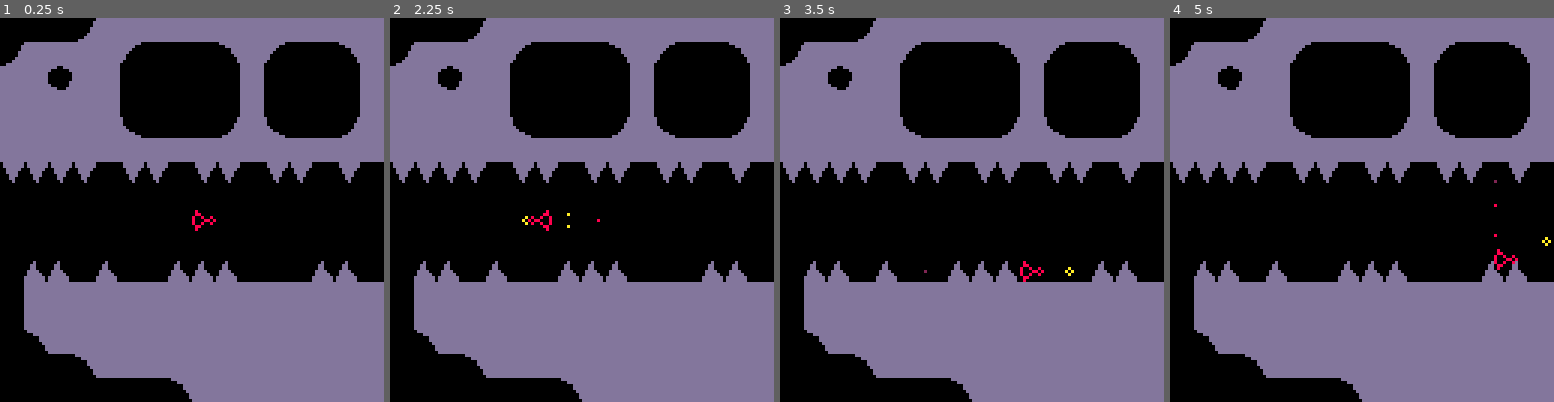
Above: before the commit, frames 1-4 (left to right).
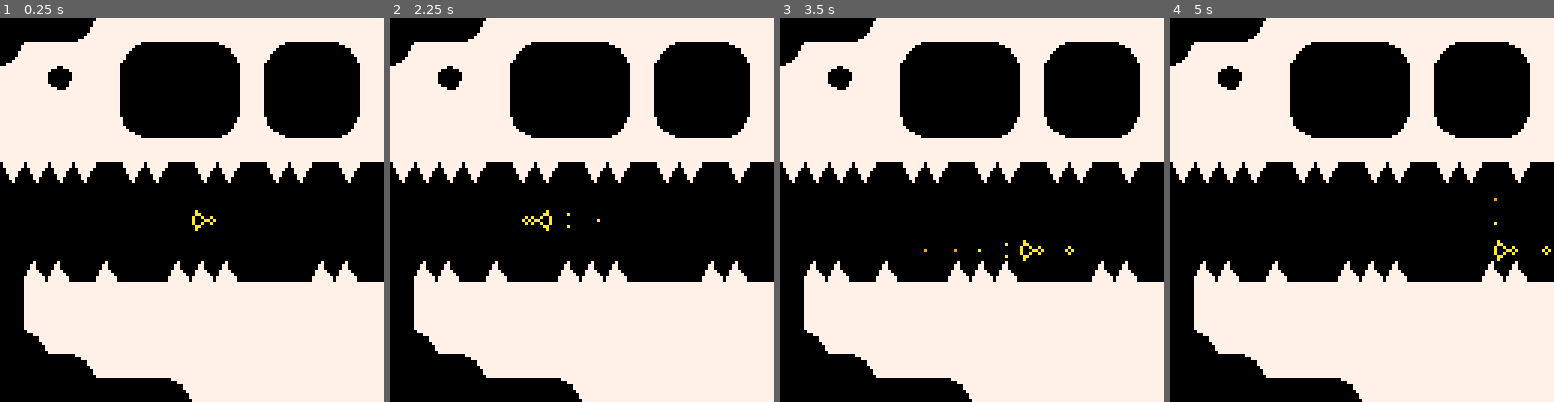
Above: after the commit, the same moments.

Repository: alxgnon/pico-8
Game: PICO-8 cartridge waheronaute.p8
The game is run twice, just before and just after one commit, with the same random seed, the same clock (stepped at 60 frames per second) and the same inputs.
Inputs:
- Up to frame 1 (0.25 s): no input
- Up to frame 2 (2.25 s): tap O (Z key) at 0.33, 0.7, 1.43, 2.22 s; tap X (X key) at 1.07, 2.07 s; hold Left from 1.97 s (still down)
- Up to frame 3 (3.5 s): release Left at 2.37 s; tap X (X key) every 0.33 s from 2.4 to 3.4 s; hold Down 2.42-2.82 s; hold Right from 2.87 s (still down); tap O (Z key) at 3.1 s
- Up to frame 4 (5 s): release Right at 3.53 s; hold Up 3.58-4.08 s; tap X (X key) every 0.33 s from 3.73 to 4.73 s; tap O (Z key) at 3.98, 4.87 s; hold Right 4.13-4.53 s; hold Down from 4.58 s (still down)

The runs differ from the first frame. In frame 1, 51% of the frame differs, in the area x 0-100%, y 0-100%; in frame 2, 51%; in frame 3, 51%; in frame 4, 51%.

Commit message:
wabumblebee

Diff:
--- a/waheronaute.p8
+++ b/waheronaute.p8
@@ -144,49 +144,24 @@
 		map(gx/8,gy/8,gx,gy,16,16,4)
 	end
 end
--- make a delicious table soup!
-function mix(tables)
-	local soup = {}
-	for table in all(tables) do
-		for k, v in pairs(table) do
-			soup[k] = v
-		end
-	end
-	return soup
-end
-
-function point(x, y)
-	return {x = x, y = y}
-end
-
-function hitbox(ox, oy, w, h)
-	return {ox=ox,oy=oy,w=w,h=h}
-end
-
-function hitpoints(hp)
-	return {hp = hp}
-end
-
-function methods(table)
-	return
-	{ update = table.update
-	, draw = table.draw
-	}
-end
+
 -- the player -----------------
 
-player = {}
-
 function new_player(x, y)
-	return mix
-	{ point(x, y)
-	, hitbox(0, 0, 7, 6)
-	, hitpoints(6)
-	, methods(player)
-	}
-end
-
-function player.update(a)
+	return
+	{ x = x
+	, y = y
+	, ox = 1
+	, oy = 1
+	, w = 5
+	, h = 4
+	, hp = 6
+	, update = move_player
+	, draw = draw_player
+	}
+end
+
+function move_player(a)
 	load_room(a)
 	local speed = 2
 	if (btn"5") speed = 3
@@ -201,7 +176,7 @@
 	enemy_damage(a)
 end
 
-function player.draw(a)
+function draw_player(a)
 	local x, y = a.x, a.y
 	if a.hp > 0
 	and a.hurt and a.hurt>0 then
@@ -350,15 +325,9 @@
 	, draw =
 	function(a)
 		if a.t < 6 then
-			if golden then
 				pset(a.x, a.y, 9)
-			else
-				pset(a.x, a.y, 2)
-			end
-		elseif golden then
+		else
 			pset(a.x, a.y, 10)
-		else
-			pset(a.x, a.y, 8)
 		end
 	end
 	}
@@ -808,11 +777,11 @@
 
 
 __gff__
-0006060206060406060606060000000000000000060604060606060600000000000000000000000000000000000000000000000000000000000000000000000000000001000000010000000000000000000000010000000000000000000000000000000000000000000000000000000000000000000000000000000000000000
+0006060206060606060606060000000000000000000006060606060600000000000000000000000000000000000000000000000000000000000000000000000000000001000000010000000000000000000000010000000000000000000000000000000000000000000000000000000000000000000000000000000000000000
 0000000000000000000000000000000000000000000000000000000000000000000000000000000000000000000000000000000000000000000000000000000000000000000000000000000000000000000000000000000000000000000000000000000000000000000000000000000000000000000000000000000000000000
 __map__
 0000031a01010101010101010101010101010101010101010101010101010101010101010101010101010101010101010101010101010101010101010101010101010101010101010101010101010101010101010101010101010101010101010101010101010101010101010101010101010101010101010101010101010101
-1a01010101090000000a010900000a01010101010101010101010101010101010115050114050104050104050104050101010b011b010000000000000000000101000000000000000000000000000001010000000000000000000000000000010100000000000000000000000000000101000000000000000000000000000001
+1a01010101090000000a010900000a01010101010101010101010101010101010104050104050104050104050104050101010b011b010000000000000000000101000000000000000000000000000001010000000000000000000000000000010100000000000000000000000000000101000000000000000000000000000001
 01011b0101000000000001000000000101010101010101010101010101010101010101010101010101010101010101010101010101180000000000000000000101000000000000000000000000000001010000000000000000000000000000010100000000000000000000000000000101000001000000000000000000000001
 0101010101000000000001000000000101010101010101010101010101010101010000000000000000000000000001010100000000000000000000000000000101000000000000000000000000000001010000000000000000000000000000010100000000000000000000000000000101000001010000000000000101000001
 0101010101190000001a011900001a0101010101010101010101010101010101010000000000000000000000000001010100000000000000004300000000000101000000000000000000000000000001010000000000000000000000000000010100000000000000000000000000000101000000010101000000010100000001
@@ -825,7 +794,7 @@
 0301010101010101010101010101010101010101080000000000000000070101010000000000000000000000004700010100000000000000000000000000000101000000000000000000000000000001010000000000000000000000000000010100000000000000000000000000000101000101010000000000000000000001
 0301010101010101010101010101010101010101010800000000000007010101010108160000000000000000070101010100000000000000000000000000000101000000000000000000000000000001010000000000000000000000000000010100000000000000000000000000000101000000000101010101010100000001
 030a01010101010101010101010101010101010101010101010101010101010101011b010000000000000000010b01010100000701010101010101010800000101000000000000000000000000000001010000000000000000000000000000010100000000000000000000000000000101000000000000000000000000000001
-0300000a01010101010101010101010101010101010101010101010101010101010101010000000000000000010101010101010104041504041404050101010101000000000000000000000000000001010000000000000000000000000000010100000000000000000000000000000101000000000000000000000000000001
+0300000a01010101010101010101010101010101010101010101010101010101010101010000000000000000010101010101010104040404040404050101010101000000000000000000000000000001010000000000000000000000000000010100000000000000000000000000000101000000000000000000000000000001
 030303030303030a010101010101010101010101010101010101010101010101010101010101010101010101010101010101010101010101010101010101010101010101010101000000010101010101010101010101010000000101010101010101010101010000000101010101010101010101010100000001010101010101
 0101010101010101010101010101010101010101010101010101010101010101010101010101010101010101010101010101010101010101010101010101010101010101010101000000010101010101010101010101010000000101010101010101010101010000000101010101010101010101010100000001010101010101
 0100000000000000000000000000000101000000000000000000000000000001010000000000000000000000000000010100000000000000000000000000000101000000000000000000000000000001010000000000000000000000000000010100000000000000000000000000000101000000000000000000000000000001
Not shown, changed: 24 lines of the sprite sheet (__gfx__) section of waheronaute.p8
